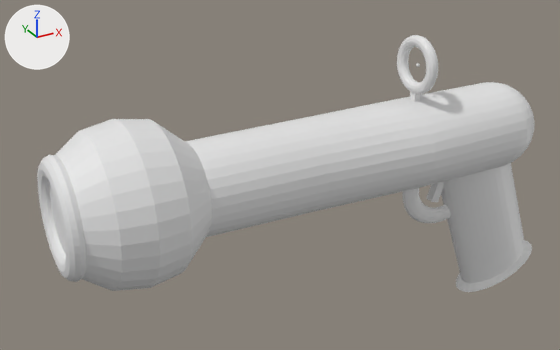
The Blender file Assets/prefabs/Guns/Pistol.blend: old version first, new version second.
Rendered twice from a camera (50 mm lens) standing at (-0.752, -1.262, 0.622) and looking at (-0.015, 0.078, -0.048). The lights are fixed; the arrows at upper left show +X, +Y and +Z.
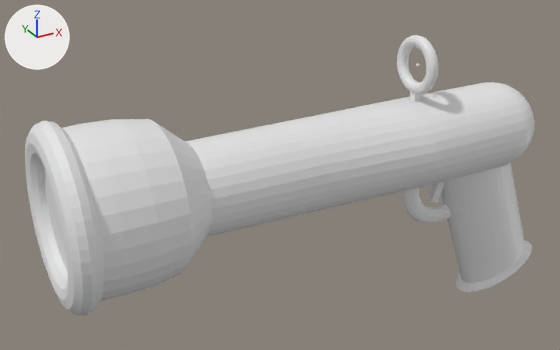
What the commit changed:
me_cylinder is used by ob_cylinder; location (0.0, 0.0, 0.0); rotation (0.0, 1.571, 0.0), in degrees (0, 90, 0); scale (0.1, 0.1, 0.5).
me_cylinder had 256 vertices, 226 faces and spanned x -1.58..1.58, y -1.58..1.58, z -1.0..1.0.
me_cylinder now has 256 vertices, 226 faces and spans x -1.59..1.59, y -1.59..1.59, z -1.0..1.0.
me_cylinder part 1: 92 of 256 vertices moved; they spanned x -1.58..1.58, y -1.58..1.58, z -1.0..-0.75 and now span x -1.59..1.59, y -1.59..1.59, z -1.0..-0.75; mean shift (0.0, 0.0, 0.0); largest move (-0.73, -0.73, -1.0) -> (-1.1, -1.1, -1.0).
Object 'Torus' (ob_torus) is rescaled from (0.0917, 0.0917, 0.0764) to (0.14, 0.14, 0.117).

Where the change shows, as pixel boxes (x1, y1, x2, y2) in the pictures (560 x 350 px; the box of a moved part takes in the faces that stretch with it):
'Cylinder', reshaped
    before: (50, 83, 521, 291)
    after: (45, 83, 521, 301)
'Torus', rescaled (60% wider, 52% taller)
    before: (37, 155, 86, 282)
    after: (25, 121, 104, 315)
part 1 of me_cylinder, moved or reshaped
    before: (50, 119, 192, 291)
    after: (45, 119, 192, 301)
